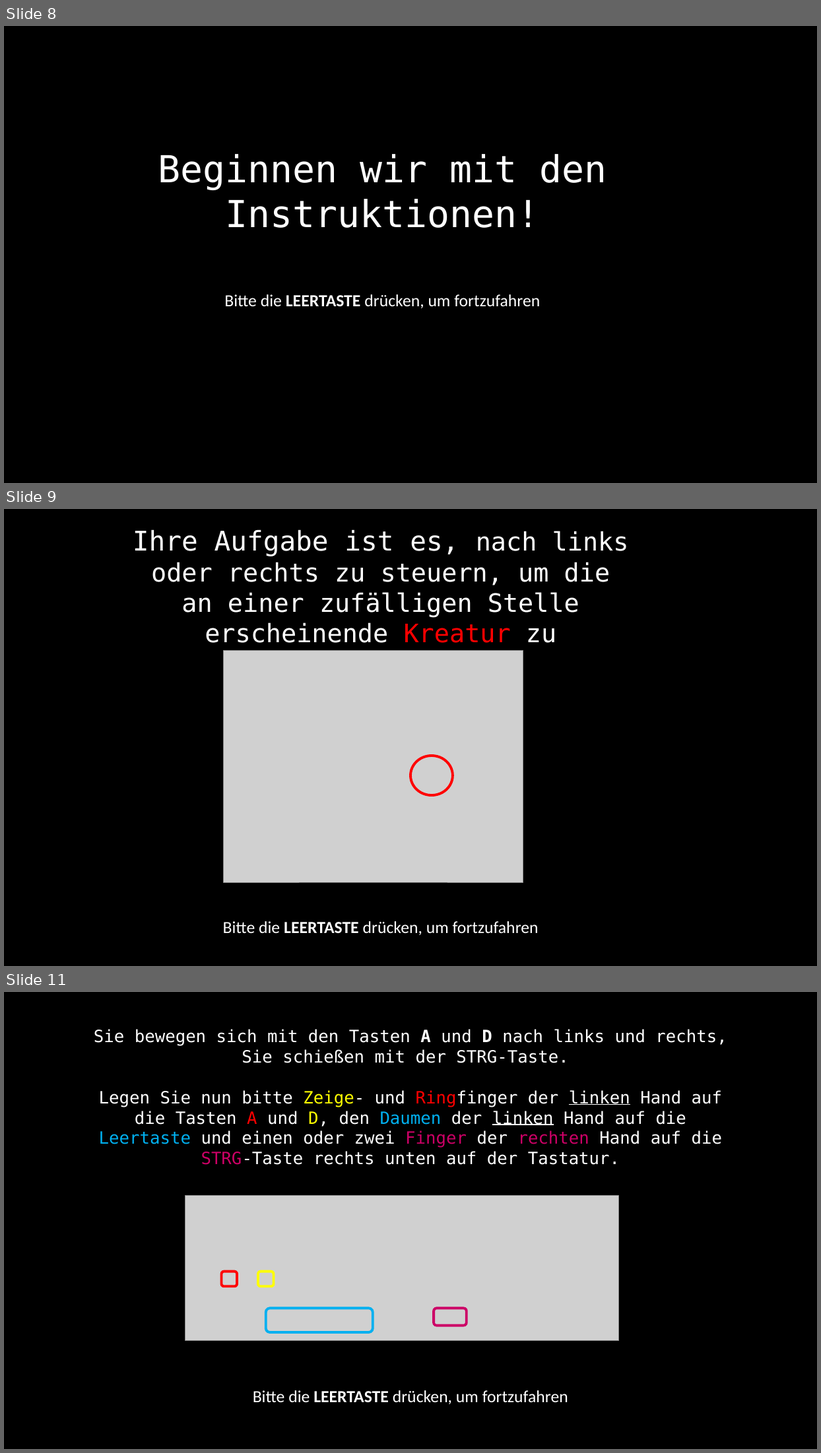
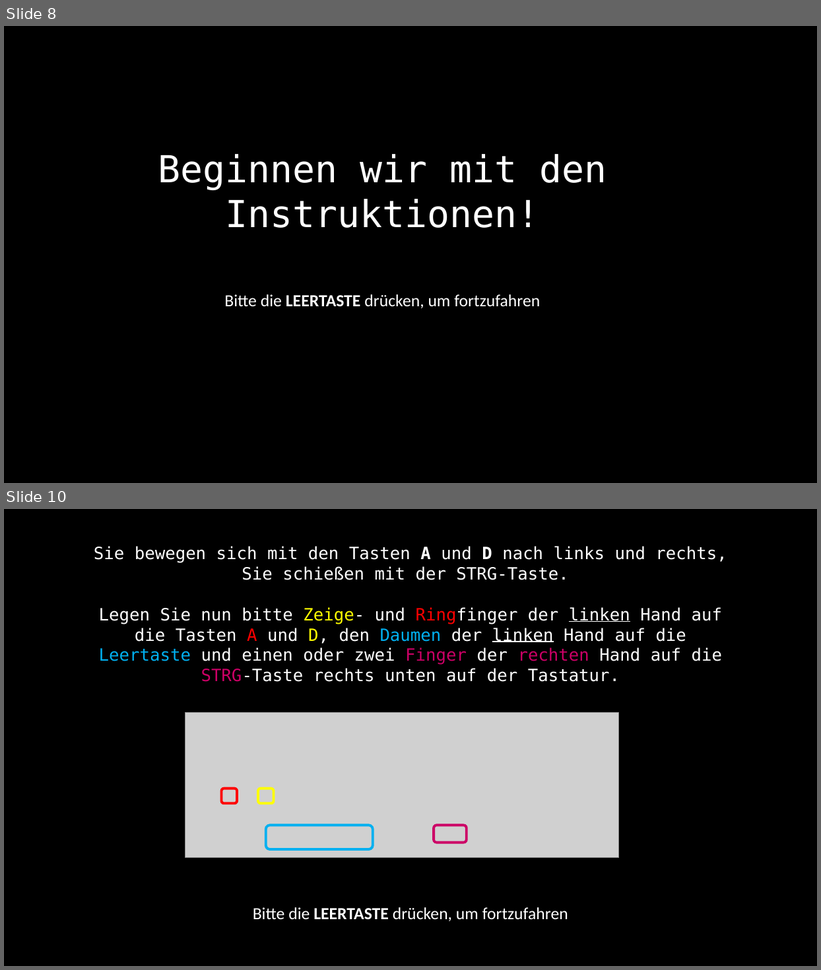
Before and after one commit to sean-mulready/Vizdoom-Scripts, a slide deck: exp_img/instructions.pptx. Shown one above the other, each under a label of ours: slides 8, 9 and 11 before the commit, slides 8 and 10 after it; the slides between them are not shown. The pictures are 821x1453 and 821x970 pixels, drawn with LibreOffice and Linux fonts; fonts in the diff are those of the drawing; grey boxes stand for pictures. Boxes give left, top, right and bottom in pixels: in the first picture for what was removed or moved away, otherwise in the second. Text is boxed around its words. In the diff, an @@ line names an element or a change of style, - is before the commit and + after.

```diff
--- a/exp_img/instructions.pptx
+++ b/exp_img/instructions.pptx
@@ slide 9 removed at bbox=[4, 509, 817, 966], background #000000 @@
@@ text removed at bbox=[133, 529, 629, 935] @@
-Ihre Aufgabe ist es, nach links oder rechts zu steuern, um die an einer zufälligen Stelle erscheinende Kreatur zu erschießen.
-Bitte die LEERTASTE drücken, um fortzufahren
@@ picture removed at bbox=[224, 650, 523, 883] @@
@@ ellipse removed at bbox=[411, 756, 453, 795] @@
@@ what was slide 11 is now slide 10 @@
```
Also in this commit, not shown: 4 slides changed, 4 slides added, 1 other slide removed, 11 other files.
